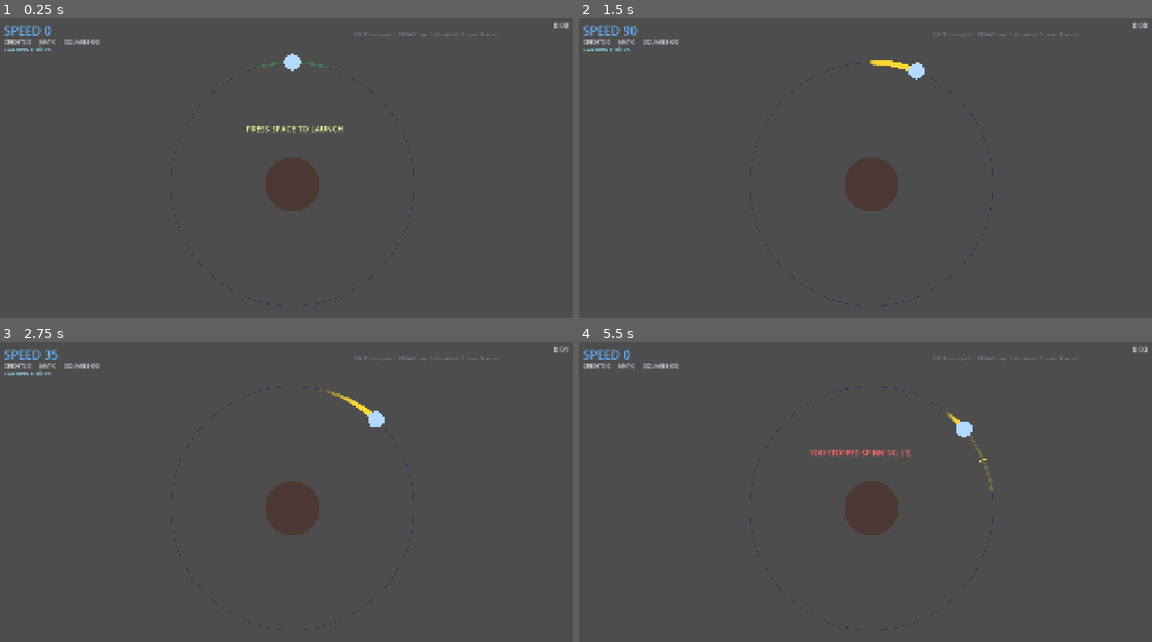
Above: before the commit, frames 1-4 (two rows, left to right).
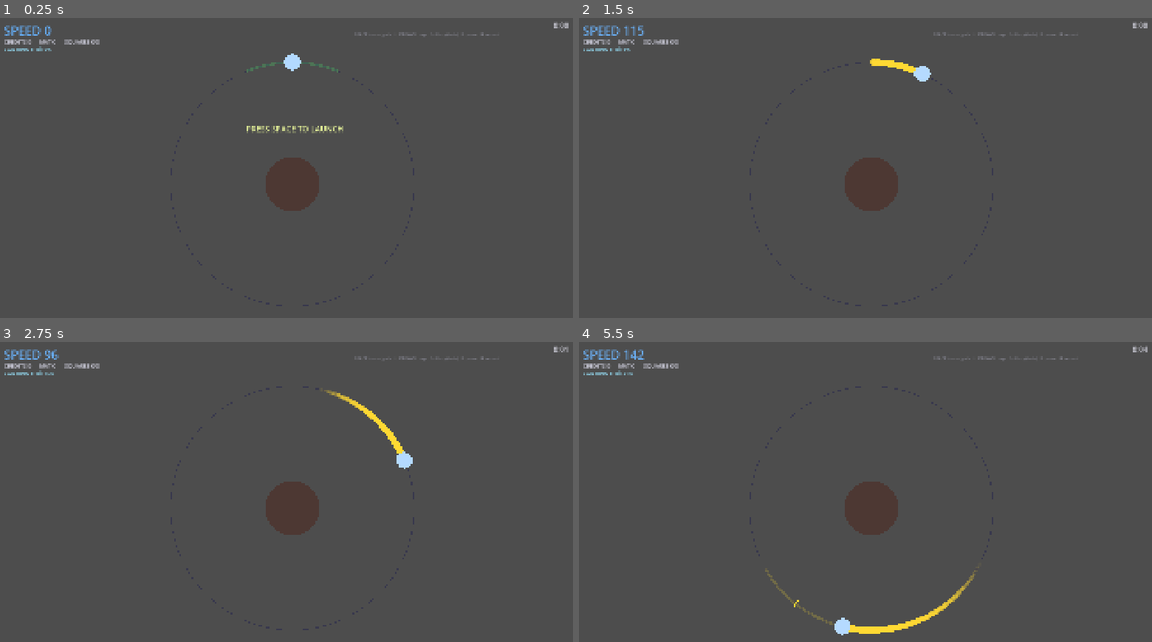
Above: after the commit, the same moments.

Repository: kjbrown-sandbox/juniper-dev-gamejam
Game: Godot game, scene res://Game.tscn
The game is run twice, just before and just after one commit, with the same random seed, the same clock (stepped at 60 frames per second) and the same inputs.
Inputs (mouse positions are in pixels of both pictures, inside the frame that each line leads up to):
- Up to frame 1 (0.25 s): no input
- Up to frame 2 (1.5 s): tap Enter at 0.5 s; move the mouse to (1003, 168) at 0.52 s; hold Up 0.53-1.28 s; tap B at 0.6 s; click (1003, 168) at 0.67 s; tap Space at 0.77, 1.07 s; tap 1 at 0.8, 1.35 s; move the mouse to (750, 201) at 1.27 s; hold Down from 1.28 s (still down); click (750, 201) at 1.42 s
- Up to frame 3 (2.75 s): tap Space at 1.52, 1.82 s; tap 2 at 1.55, 2.1 s; move the mouse to (349, 435) at 2.02 s; release Down at 2.03 s; hold Up from 2.03 s (still down); click (349, 435) at 2.17 s; tap 3 at 2.3 s
- Up to frame 4 (5.5 s): move the mouse to (842, 576) at 2.77 s; tap 3 at 2.85 s; click (842, 576) at 2.92 s; tap Space at 3.02, 3.32, 3.77, 4.07, 4.52, 4.82 s; tap 4 at 3.05, 3.6 s; move the mouse to (1048, 558) at 3.52 s; release Up at 3.53 s; hold Down from 3.53 s (still down); click (1048, 558) at 3.67 s; tap 5 at 3.8, 4.35 s; move the mouse to (693, 459) at 4.27 s; click (693, 459) at 4.42 s; tap 6 at 4.55, 5.1 s; move the mouse to (899, 507) at 5.02 s; click (899, 507) at 5.17 s; tap 7 at 5.3 s

The runs differ from the first frame. In frame 1, less than 0.1% of the frame differs, in the area x 43-60%, y 16-19%; in frame 2, 0.2%; in frame 3, 0.5%; in frame 4, 1.4%, in the area x 0-99%, y 1-98%.

Commit message:
Easier-mode overhaul: no stall-death, SPACE combat, auto-core, dying lights
- min_speed 50 (no stall); death only when core hits 0. Squares are pure credits;
  core auto-refills to full on the inner ring (blocked by any living enemy), other
  sealed rings just get reduced decay.
- SPACE combat: hit squares/lights/enemies/asteroids; whiff has no penalty (only a
  cooldown, and only on a miss). Enemies take threat_hp presses; no collision damage.
  Asteroids: passive slow on pass, SPACE to chip.
- Battle tree rebuilt (Horns -> Horns II / Material boost / More asteroids I->II);
  B spends a square for a base boost. Dying lights: final 2 batches go orange + 3x
  slow as the core empties. Tail particles ease-out fade.

Co-Authored-By: Claude Opus 4.8 (1M context) <noreply@anthropic.com>

Diff:
--- a/Game.gd
+++ b/Game.gd
@@ -13,7 +13,7 @@
 @export var planet_grow_step := 14.0    # planet heals a step per ring sealed
 @export var moon_radius := 12.0
 @export var traverse_time := 2.0
-@export var traverse_cost := 300.0
+@export var traverse_cost := 200.0
 @export var view_margin := 0.80
 @export var max_zoom := 2.2             # cap on zoom-in (lets the small inner ring fill the view)
 
@@ -28,16 +28,19 @@
 @export var seal_zoom := 1.9            # camera punch-in during the seal
 @export var seal_zoom_time := 0.5       # s to become fully zoomed in
 @export var reveal_dur := 1.8           # s the camera zooms out to show the newly opened ring
-@export var gate_dist := 50.0           # px along the ring to accept a light (same on every ring)
+@export var gate_dist := 70.0           # px along the ring to accept a light (same on every ring)
 @export var light_delay := 2.0
 @export var light_delay_jitter := 0.25
 @export var light_cost := 1.0
+@export var dying_batches := 2          # final N light-batches (orange + slow) as the core dies
+@export var dying_delay_mult := 3.0     # those final lights respawn this many × slower
 @export var light_min_speed := 100.0              # at/below this speed the arc uses its "slow" range
 @export var light_tween_speed := 2000.0           # speed at which the arc range reaches its "fast" values
 @export var light_arc_slow := Vector2(15.0, 40.0)   # min/max degrees ahead at light_min_speed
 @export var light_arc_fast := Vector2(90.0, 270.0)  # min/max degrees ahead at light_tween_speed+
 @export var start_speed := 0.0
-@export var min_speed := 0.0
+@export var min_speed := 50.0           # speed never drops below this — you can't stall out
+@export var space_cd_time := 0.2        # min seconds between SPACE actions (anti-spam)
 @export var death_speed := 0.0
 @export var stall_decay := 120.0
 @export var max_speed := 4000.0
@@ -46,7 +49,7 @@
 @export var combo_every := 3            # every Nth consecutive hit gives a combo boost
 @export var combo_boost_mult := 1.5     # that hit's boost is multiplied by this
 @export var sealed_decay_mult := 0.5    # core decay on a SEALED ring is halved
-@export var base_decay := 25.0
+@export var base_decay := 15.0
 @export var whiff_slow := 0.85
 @export var hitstop_time := 0.05
 @export var seal_hitstop := 0.18
@@ -74,9 +77,10 @@
 
 # ── Siphoner threats (frontier) ────────────────────────────
 @export var threat_radius := 14.0
+@export var enemy_hit_dist := 70.0      # proximity to SPACE-kill an enemy (clean, no penalty)
 @export var threat_speed := 90.0
 @export var threat_hp := 2
-@export var threat_drain := 1
+@export var threat_drain :=  0.5
 @export var ram_radial_tol := 45.0
 @export var ram_ang_tol := 0.18
 @export var ram_hit_mult := 0.7
@@ -87,7 +91,7 @@
 @export var beam_drain := 3.0           # core/s while firing
 
 # ── State ──────────────────────────────────────────────────
-var phase := "play"      # play | stalling | dead | won
+var phase := "play"      # play | dead | won
 var started := false     # the moon waits at the top until the first SPACE (launch)
 var dead_reason := ""
 var top_angle := -PI / 2.0
@@ -138,6 +142,7 @@
 var asteroid_respawn := 0.0
 var square_respawn := 0.0
 var paused := false
+var space_cd := 0.0
 var shop_open := false
 var shop_hit: Array = []   # clickable regions in the upgrade modal: { rect, action, list, idx }
 
@@ -145,6 +150,7 @@
 var has_horns := false
 var has_horns2 := false
 var has_blasters := false
+var has_material_boost := false
 var beam_on := false
 var shop_sq: Array = []
 var shop_bt: Array = []
@@ -187,7 +193,7 @@
 # Economy tech tree. Each node reveals its children when bought; only buyable frontier shows.
 func econ_nodes() -> Array:
 	return [
-		{ "id":"esq",    "name":"More squares",            "req":"",       "cost":1,  "eff":"material", "cur":"sq", "desc":"Double squares on the ring" },
+		{ "id":"esq",    "name":"More squares",            "req":"",       "cost":1,  "eff":"material", "cur":"sq", "desc":"+1 square on the ring" },
 		{ "id":"ecore1", "name":"More core capacity",      "req":"esq",    "cost":2,  "eff":"core",     "cur":"sq", "desc":"Double the core's capacity" },
 		{ "id":"einv1",  "name":"More square capacity",    "req":"esq",    "cost":2,  "eff":"inv",      "cur":"sq", "desc":"Carry +3 more squares" },
 		{ "id":"ecore2", "name":"More core capacity II",   "req":"ecore1", "cost":4,  "eff":"core",     "cur":"sq", "desc":"Double the core's capacity" },
@@ -203,20 +209,19 @@
 		{ "id":"einv3",  "name":"More square capacity III","req":"einv2",  "cost":8,  "eff":"inv",      "cur":"sq", "desc":"Carry +3 more squares" },
 		{ "id":"ebig1",  "name":"Bigger squares",          "req":"einv2",  "cost":5,  "eff":"feed",     "cur":"sq", "desc":"Each square feeds +1 more core" },
 		{ "id":"ebig2",  "name":"Bigger squares II",       "req":"ebig1",  "cost":13, "eff":"feed",     "cur":"sq", "desc":"Each square feeds +1 more core" },
-		{ "id":"esq2",   "name":"More squares II",         "req":"einv1",  "cost":3,  "eff":"material", "cur":"sq", "desc":"Double squares on the ring" },
-		{ "id":"esq3",   "name":"More squares III",        "req":"esq2",   "cost":6,  "eff":"material", "cur":"sq", "desc":"Double squares on the ring" },
-		{ "id":"esq4",   "name":"More squares IV",         "req":"esq3",   "cost":12, "eff":"material", "cur":"sq", "desc":"Double squares on the ring" },
+		{ "id":"esq2",   "name":"More squares II",         "req":"einv1",  "cost":3,  "eff":"material", "cur":"sq", "desc":"+1 square on the ring" },
+		{ "id":"esq3",   "name":"More squares III",        "req":"esq2",   "cost":6,  "eff":"material", "cur":"sq", "desc":"+1 square on the ring" },
+		{ "id":"esq4",   "name":"More squares IV",         "req":"esq3",   "cost":12, "eff":"material", "cur":"sq", "desc":"+1 square on the ring" },
 	]
 
 
 func battle_nodes() -> Array:
 	return [
-		{ "id":"armor",    "name":"Armor",    "req":"",      "cost":5,  "eff":"armor",    "cur":"ast", "desc":"Keep more speed when ramming threats" },
-		{ "id":"horns",    "name":"Horns",    "req":"",      "cost":5,  "eff":"horns",    "cur":"ast", "desc":"Asteroids crack in 2 hits" },
-		{ "id":"horns2",   "name":"Horns II", "req":"horns", "cost":10, "eff":"horns2",   "cur":"ast", "desc":"Asteroids & enemies die in 1 hit, no slowdown" },
-		{ "id":"blasters", "name":"Blasters", "req":"",      "cost":10, "eff":"blasters", "cur":"ast", "desc":"Hold F: a beam that vaporizes threats" },
-		{ "id":"ast1",     "name":"More asteroids",    "req":"",     "cost":2, "eff":"asteroids", "cur":"ast", "desc":"+1 asteroid on the ring" },
-		{ "id":"ast2",     "name":"More asteroids II", "req":"ast1", "cost":5, "eff":"asteroids", "cur":"ast", "desc":"+1 asteroid on the ring" },
+		{ "id":"horns",    "name":"Horns",          "req":"",      "cost":2,  "eff":"horns",    "cur":"ast", "desc":"Asteroids crack in 2 hits" },
+		{ "id":"horns2",   "name":"Horns II",       "req":"horns", "cost":10, "eff":"horns2",   "cur":"ast", "desc":"Asteroids die in 1 hit, no slowdown" },
+		{ "id":"matboost", "name":"Material boost", "req":"horns", "cost":5,  "eff":"matboost", "cur":"ast", "desc":"Press B: spend 1 square for a speed boost" },
+		{ "id":"ast1",     "name":"More asteroids",    "req":"horns", "cost":4,  "eff":"asteroids", "cur":"ast", "desc":"+1 asteroid on the ring" },
+		{ "id":"ast2",     "name":"More asteroids II", "req":"ast1",  "cost":12, "eff":"asteroids", "cur":"ast", "desc":"+1 asteroid on the ring" },
 	]
 
 
@@ -287,6 +292,7 @@
 	has_horns = false
 	has_horns2 = false
 	has_blasters = false
+	has_material_boost = false
 	beam_on = false
 	bought = {}
 	# restore upgrade-modified tunables to their export bases (snapshotted in _ready)
@@ -400,6 +406,12 @@
 	return -1
 
 
+func light_dying() -> bool:
+	# True once the core can only make its final `dying_batches` of lights — they go orange
+	# and respawn slowly to show the planet dying. (Full core is never "dying".)
+	return unlocked >= 2 and core < core_cap and core <= float(dying_batches * light_count) * light_cost
+
+
 func rand_ahead() -> float:
 	# Arc distance ahead scales with speed: at speed 0 it's light_arc_slow degrees, rising
 	# to light_arc_fast at light_tween_speed; the random pick is within the lerped range.
@@ -489,11 +501,9 @@
 		sim = 0.0
 
 	if sim > 0.0:
-		if phase == "stalling":
-			_tick_stall(sim)
-		else:
-			_tick_play(sim)
-
+		_tick_play(sim)
+
+	space_cd = maxf(0.0, space_cd - delta)
 	reveal_timer = maxf(0.0, reveal_timer - delta)
 	cam_focus = Vector2.ZERO
 	cam_zoom = 1.0
@@ -521,17 +531,6 @@
 	queue_redraw()
 
 
-func _tick_stall(sim: float) -> void:
-	speed = maxf(0.0, speed - stall_decay * sim)
-	display_radius = ring_r(current_ring)
-	angle = wrapf(angle + (speed / display_radius) * sim, -PI, PI)
-	_trail()
-	if speed <= 1.0:
-		phase = "dead"
-		if dead_reason == "":
-			dead_reason = "YOU STOPPED SPINNING"
-
-
 func _tick_play(sim: float) -> void:
 	if not started:
 		return   # parked at the top until the first SPACE launches us
@@ -541,10 +540,6 @@
 	if beam_on:
 		core = maxf(0.0, core - beam_drain * sim)
 		do_beam()
-
-	if speed <= death_speed:
-		phase = "stalling"
-		return
 
 	# Ring glide (radius drives angular pace).
 	if moving:
@@ -620,26 +615,29 @@
 			ast.angle = wrapf(ast.angle - asteroid_speed * sim, -PI, PI)
 			if ast.cd > 0.0:
 				ast.cd -= sim
+		# Passing an asteroid on the ring slows you (always, on a cooldown) — damaging it
+		# requires SPACE (handled in try_boost). Horns II removes the slowdown.
 		if current_ring == 2:
 			for ast in asteroids:
 				if ast.cd <= 0.0 and absf(wrapf(angle - ast.angle, -PI, PI)) < asteroid_tol:
-					if not has_horns2:        # Horns II shatters them with no momentum loss
+					if not has_horns2:
 						speed = speed * asteroid_hit_mult
 					ast.cd = asteroid_hit_cd
-					ast.hits_left -= 1
-					shake = minf(1.8, shake + 0.4)
-					var ap := ring_point(ring_r(2), ast.angle)
-					for i in 6:
-						particles.append({ "pos": ap, "vel": Vector2.from_angle(randf_range(-PI, PI)) * randf_range(90.0, 200.0), "life": randf_range(0.2, 0.45) })
-					if ast.hits_left <= 0:
-						asteroid_mats += 1
-						asteroid_respawn = asteroid_respawn_delay   # wait before the next appears
-						popups.append({ "pos": ap, "text": "+MAT", "life": 0.7, "size": 16 })
 		asteroids = asteroids.filter(func(a): return a.hits_left > 0)
 
 	# Enemies start once ring 2 is unlocked (clock-driven waves).
 	if unlocked >= 2:
 		_tick_threats(sim)
+
+	# Core refills to full ONLY on the inner ring (home base) — unless any enemy is alive.
+	# (Other sealed rings still get reduced decay via cur_decay, but no replenish.)
+	if unlocked >= 2 and current_ring == 0 and not moving and threats.is_empty():
+		core = core_cap
+	# Death only when the planet's core is drained to nothing.
+	if unlocked >= 2 and core <= 0.0:
+		phase = "dead"
+		if dead_reason == "":
+			dead_reason = "THE PLANET'S CORE DIED"
 
 	# Back at the hub with all enemies cleared -> open the upgrade screen.
 	if hub_pending and not shop_open and current_ring == 0 and not moving and threats.is_empty():
@@ -692,25 +690,8 @@
 				t.latched = true
 		else:
 			core -= threat_drain * sim
-		# Slamming into an enemy MID-AIR (while traversing between rings) is a 1-hit KO.
-		if moving and moon_world().distance_to(ring_point(t.radius, t.angle)) < moon_radius + threat_radius:
-			t.hp = 0
-			shake = minf(1.8, shake + 0.5)
-			var cp := ring_point(t.radius, t.angle)
-			for i in 10:
-				particles.append({ "pos": cp, "vel": Vector2.from_angle(randf_range(-PI, PI)) * randf_range(120.0, 280.0), "life": randf_range(0.2, 0.5) })
-		# On a ring you hit them normally — a chip per ram (Horns II makes it a 1-hit KO).
-		elif t.hp > 0 and t.cd <= 0.0 and absf(display_radius - t.radius) < ram_radial_tol and absf(wrapf(angle - t.angle, -PI, PI)) < ram_ang_tol:
-			t.hp -= 1
-			if has_horns2:
-				t.hp = 0                                          # Horns II one-shots enemies
-			t.cd = threat_ram_cd
-			if not has_horns2:
-				speed = maxf(min_speed, speed * ram_hit_mult)
-			shake = minf(1.8, shake + 0.4)
-			var tp := ring_point(t.radius, t.angle)
-			for i in 8:
-				particles.append({ "pos": tp, "vel": Vector2.from_angle(randf_range(-PI, PI)) * randf_range(100.0, 240.0), "life": randf_range(0.2, 0.5) })
+		# Enemies are removed only by SPACE (no collision damage). If you don't clear them they
+		# just latch on the planet and drain the core.
 	threats = threats.filter(func(t): return t.hp > 0)
 
 	core = maxf(0.0, core)   # core can run dry (lights stop spawning), but it's not an instant loss
@@ -743,11 +724,22 @@
 
 	match k:
 		KEY_SPACE:
-			if phase == "play":
+			if phase == "play" and space_cd <= 0.0:
 				if not started:
 					started = true        # launch: kick off + the boost below
 					speed = start_speed
-				try_boost()
+				if not try_boost():
+					space_cd = space_cd_time   # only rate-limit a MISS; a hit lets you go again
+		KEY_B:
+			# Material boost: spend a carried square for a soft (base, unupgraded) speed boost.
+			if phase == "play" and has_material_boost and inventory > 0:
+				inventory -= 1
+				speed = minf(max_speed, speed + _base.boost_base)
+				var bp := moon_world()
+				shake = minf(1.6, shake + 0.3)
+				for i in 10:
+					particles.append({ "pos": bp, "vel": Vector2.from_angle(randf_range(-PI, PI)) * randf_range(110.0, 240.0), "life": randf_range(0.25, 0.5) })
+				popups.append({ "pos": bp, "text": "MATERIAL BOOST", "life": 0.8, "size": 18 })
 		KEY_UP:
 			if phase == "play":
 				traverse(1)
@@ -806,18 +798,18 @@
 	popups.append({ "pos": mp, "text": "+1", "life": 0.5, "size": 14 })
 
 
-func try_boost() -> void:
+func try_boost() -> bool:
+	# Returns true if the press connected with anything (square/light/enemy/asteroid).
 	var did := false
 	var mw := moon_world()
-	# Grab EVERY square within reach (up to the carry cap). Iterate back-to-front so removals
-	# don't shift the indices we haven't checked yet.
+	# Grab EVERY square within reach (up to the carry cap). Iterate back-to-front.
 	for i in range(materials.size() - 1, -1, -1):
 		var m: Dictionary = materials[i]
 		if mw.distance_to(ring_point(ring_r(1), m.angle)) < pickup_radius:
 			var sp := ring_point(ring_r(1), m.angle) + Vector2(0, -26)
 			if m.ready > 0.0:
 				popups.append({ "pos": sp, "text": "NOT READY", "life": 0.6, "size": 14 })
-				did = true   # not a whiff — attempting an unripe square doesn't punish you
+				did = true
 			elif inventory >= max_inventory:
 				popups.append({ "pos": sp, "text": "FULL INVENTORY", "life": 0.6, "size": 14 })
 				did = true
@@ -829,10 +821,41 @@
 		if display_radius * absf(wrapf(angle - lights[i], -PI, PI)) <= gate_dist:
 			do_boost(i)
 			did = true
-	if not did and not moving:
-		combo = 0
-		speed = maxf(min_speed, speed * whiff_slow)
-		shake = minf(1.5, shake + 0.2)
+	# SPACE-hit EVERY enemy within reach (one HP per press; threat_hp presses to kill). A
+	# latched enemy (already on the inner ring) can't be hit mid-air — settle on a ring.
+	var hit_enemy := false
+	for t in threats:
+		if t.latched and moving:
+			continue
+		if mw.distance_to(ring_point(t.radius, t.angle)) < enemy_hit_dist:
+			t.hp -= 1
+			hit_enemy = true
+			did = true
+			var ep := ring_point(t.radius, t.angle)
+			shake = minf(1.8, shake + (0.5 if t.hp <= 0 else 0.25))
+			for i in (10 if t.hp <= 0 else 5):
+				particles.append({ "pos": ep, "vel": Vector2.from_angle(randf_range(-PI, PI)) * randf_range(120.0, 280.0), "life": randf_range(0.2, 0.5) })
+	if hit_enemy:
+		threats = threats.filter(func(t): return t.hp > 0)
+	# SPACE-hit asteroids you're passing on ring 3 (one hit per press; the slowdown is passive).
+	if unlocked >= 3 and current_ring == 2:
+		var hit_ast := false
+		for ast in asteroids:
+			if absf(wrapf(angle - ast.angle, -PI, PI)) < asteroid_tol:
+				ast.hits_left -= 1
+				hit_ast = true
+				did = true
+				var ap := ring_point(ring_r(2), ast.angle)
+				shake = minf(1.8, shake + 0.3)
+				for i in 6:
+					particles.append({ "pos": ap, "vel": Vector2.from_angle(randf_range(-PI, PI)) * randf_range(90.0, 200.0), "life": randf_range(0.2, 0.45) })
+				if ast.hits_left <= 0:
+					asteroid_mats += 1
+					asteroid_respawn = asteroid_respawn_delay
+					popups.append({ "pos": ap, "text": "+MAT", "life": 0.7, "size": 16 })
+		if hit_ast:
+			asteroids = asteroids.filter(func(a): return a.hits_left > 0)
+	return did
 
 
 func do_boost(li: int) -> void:
@@ -854,15 +877,13 @@
 		hitstop = hitstop_time
 	lights.remove_at(li)
 	if lights.is_empty():   # whole batch used — respawn after the delay
-		light_timer = light_delay + randf_range(-light_delay_jitter, light_delay_jitter)
+		var mult := dying_delay_mult if light_dying() else 1.0
+		light_timer = light_delay * mult + randf_range(-light_delay_jitter, light_delay_jitter)
 
 
 func feed_one() -> void:
-	# Core first; overflow becomes square-credits (the economy currency).
-	if core < core_cap:
-		core = minf(core_cap, core + feed_per_square)
-	else:
-		square_credits += overflow_mult
+	# Squares are pure currency now (the core refills automatically on sealed rings).
+	square_credits += overflow_mult
 
 
 func arrive_at_hub() -> void:
@@ -890,19 +911,18 @@
 		asteroid_mats -= cost
 	bought[id] = 1
 	match node.eff:
-		"material":  material_max *= 2
+		"material":  material_max += 1
 		"inv":       max_inventory += 3
 		"core":      core_cap *= 2.0
 		"boost":     boost_base *= (1.0 + boost_up); light_cost += 1.0
 		"fast1":     light_delay = 1.5
 		"fast2":     light_delay = 1.0
 		"dual":      light_count = 2
-		"feed":      feed_per_square += 1.0
-		"armor":     ram_hit_mult = minf(0.95, ram_hit_mult + 0.05)
+		"feed":      overflow_mult += 1
 		"horns":     has_horns = true; asteroid_hits = 2
 		"horns2":    has_horns2 = true; asteroid_hits = 1
 		"asteroids": asteroid_max += 1
-		"blasters":  has_blasters = true
+		"matboost":  has_material_boost = true
 	make_shops()
 
 
@@ -928,7 +948,9 @@
 	for cp in comet:
 		var cpos: Vector2 = cp.pos
 		var clf: float = cp.life
-		var fa := clampf(clf / tail_life, 0.0, 1.0)
+		var f := clampf(clf / tail_life, 0.0, 1.0)
+		# Ease-out (quadratic): bright for most of the life, then a quick fade at the tail end.
+		var fa := 1.0 - (1.0 - f) * (1.0 - f)
 		var col := tail_color
 		col.a = fa
 		draw_circle(c + cpos * z, comet_dot * z * (0.4 + 0.6 * fa), col)
@@ -990,7 +1012,6 @@
 		var tcol := Color(1.0, 0.3, 0.85) if not latched else Color(1.0, 0.25, 0.25)
 		var rad := threat_radius * z
 		draw_colored_polygon([tp + Vector2(0, -rad), tp + Vector2(rad, 0), tp + Vector2(0, rad), tp + Vector2(-rad, 0)], tcol)
-		draw_string(font, tp + Vector2(-16, -rad - 4.0), str(tr.hp), HORIZONTAL_ALIGNMENT_CENTER, 32, 15, Color(1, 1, 1))
 
 	# Lights.
 	for i in lights.size():
@@ -998,7 +1019,8 @@
 		var lr := display_radius * z
 		var half_ang := gate_dist / maxf(1.0, display_radius)   # constant-distance window
 		var on: bool = display_radius * absf(wrapf(angle - ang, -PI, PI)) <= gate_dist
-		var col := Color(0.3, 1.0, 0.45) if on else Color(0.95, 0.85, 0.2)
+		var idle_col := Color(1.0, 0.5, 0.1) if light_dying() else Color(0.95, 0.85, 0.2)   # orange as the core dies
+		var col := Color(0.3, 1.0, 0.45) if on else idle_col
 		var zone := col
 		zone.a = 0.22
 		draw_arc(c, lr, ang - half_ang, ang + half_ang, 14, zone, 8.0)
